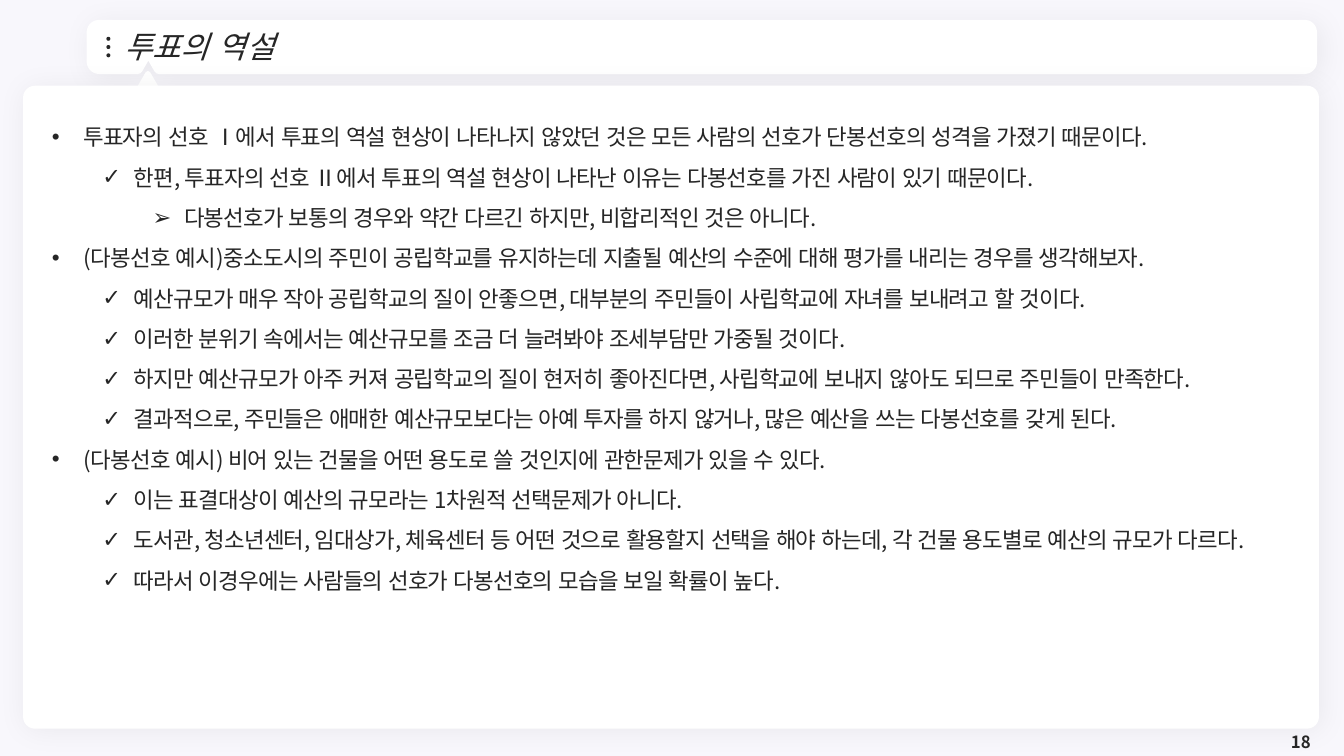
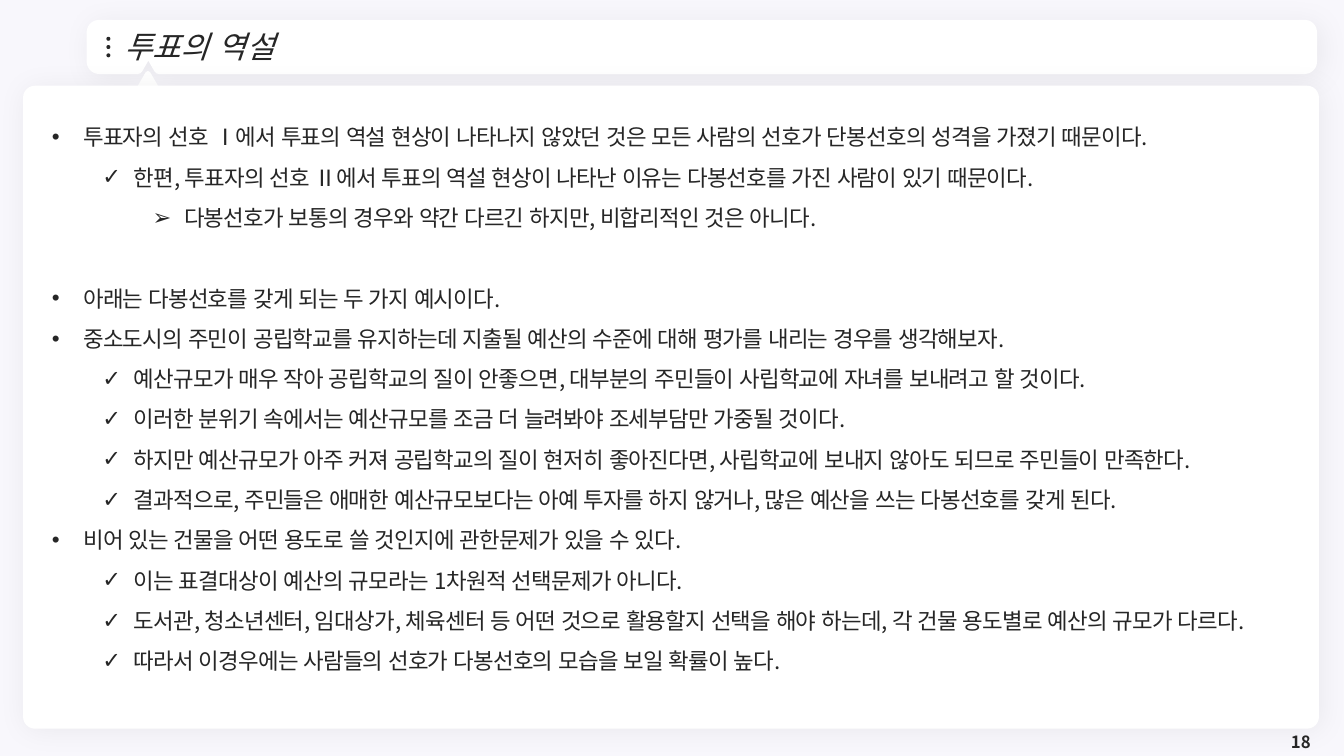
Before and after one commit to meandthey/Teaching, a slide deck: slide 18 of 재정학/01_Lectures/재정학_Chapter_5.pptx. Drawn at 1344x756 pixels with LibreOffice and Linux fonts; fonts in the diff are those of the drawing; background and template pictures are left out. Boxes give left, top, right and bottom in pixels: in the first picture for what was removed or moved away, otherwise in the second. Text is boxed around its words. In the diff, an @@ line names an element or a change of style, - is before the commit and + after.

```diff
--- a/재정학/01_Lectures/재정학_Chapter_5.pptx
+++ b/재정학/01_Lectures/재정학_Chapter_5.pptx
@@ text at <box>83,288,1004,349</box>: text changed @@
-• (다봉선호 예시)중소도시의 주민이 공립학교를 유지하는데 지출될 예산의 수준에 대해 평가를 내리는 경우를 생각해보자.
+• 아래는 다봉선호를 갖게 되는 두 가지 예시이다.
+• 중소도시의 주민이 공립학교를 유지하는데 지출될 예산의 수준에 대해 평가를 내리는 경우를 생각해보자.
@@ text at <box>83,529,682,550</box>: text changed @@
-• (다봉선호 예시) 비어 있는 건물을 어떤 용도로 쓸 것인지에 관한문제가 있을 수 있다.
+• 비어 있는 건물을 어떤 용도로 쓸 것인지에 관한문제가 있을 수 있다.
```
Also in this commit, not shown: 4 other slides changed, 2 other files.
